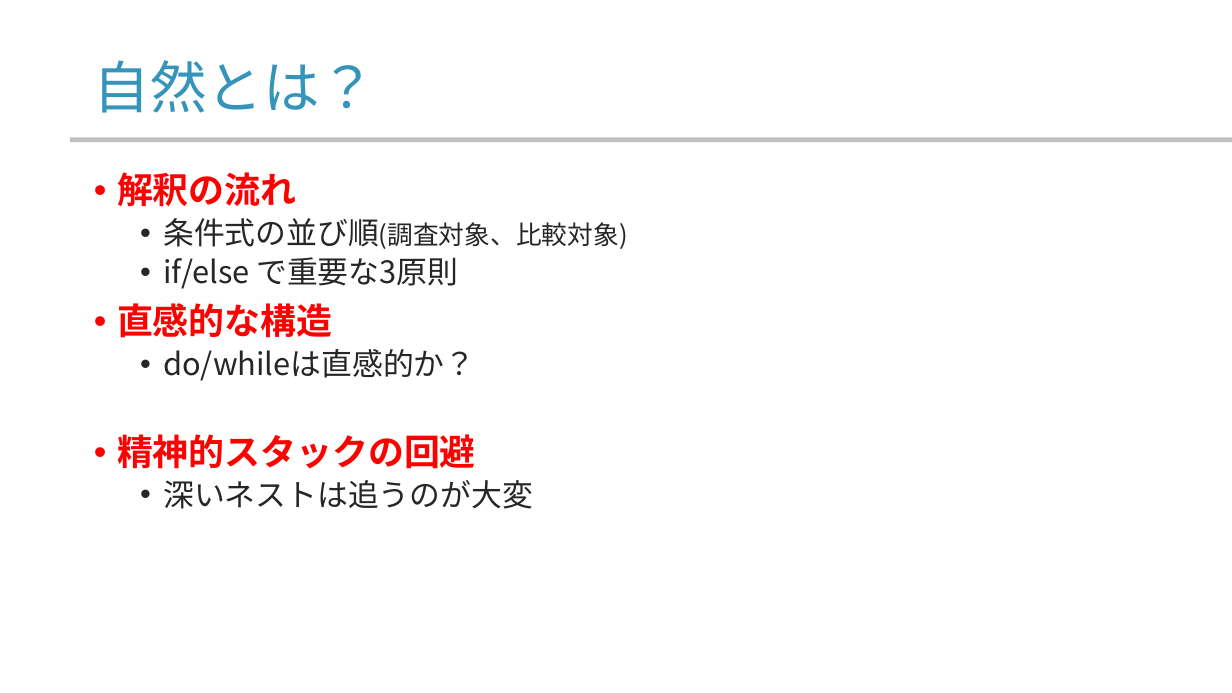
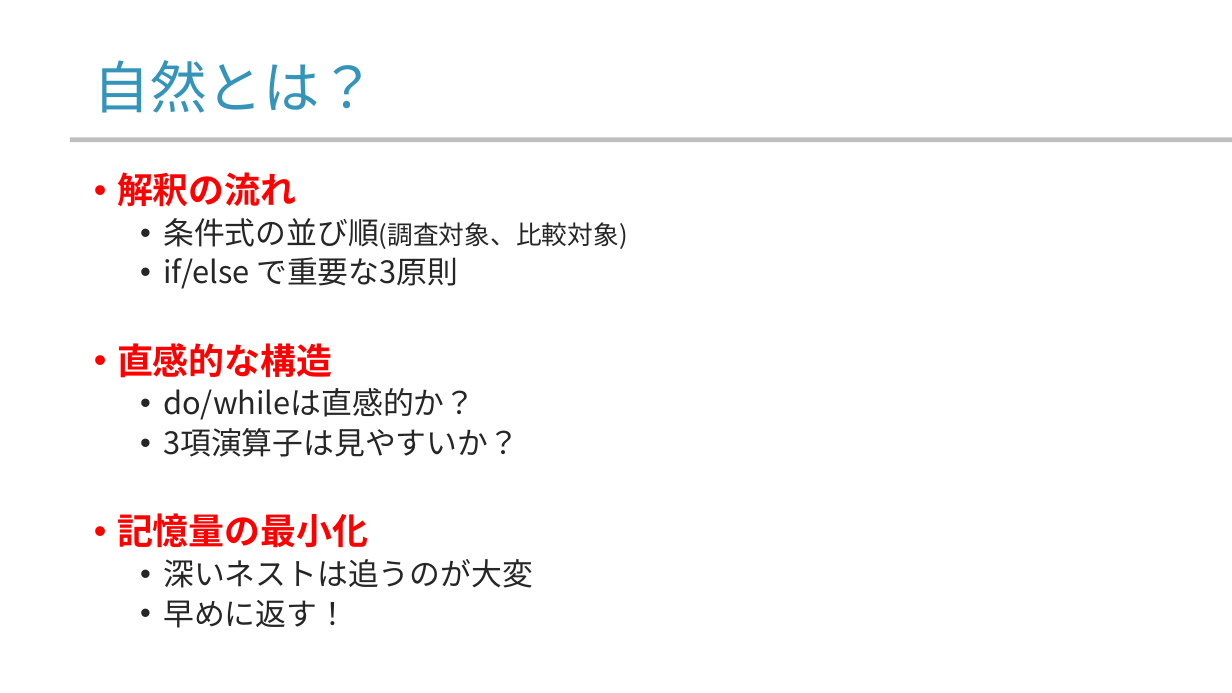
Before and after one commit to yamada-ai/java-prac, a slide deck: slide 59 of 07_ccontrol_flow_1.pptx (slide 45 before the commit). Drawn at 1232x693 pixels with LibreOffice and Linux fonts; fonts in the diff are those of the drawing; background and template pictures are left out. Boxes give left, top, right and bottom in pixels: in the first picture for what was removed or moved away, otherwise in the second. Text is boxed around its words. In the diff, an @@ line names an element or a change of style, - is before the commit and + after.

```diff
--- a/07_ccontrol_flow_1.pptx
+++ b/07_ccontrol_flow_1.pptx
@@ text at (x1=117, y1=428, x2=519, y2=548): text changed; size 28 to 24 pt; text colour #FF0000 to #262626; bold off @@
-• 精神的スタックの回避
+  • 3項演算子は見やすいか？
+• 記憶量の最小化
@@ text at (x1=163, y1=600, x2=348, y2=628): paragraph added @@
+  • 早めに返す！
```
Also in this commit, not shown: 12 other slides changed, 16 slides added, 2 other files.
